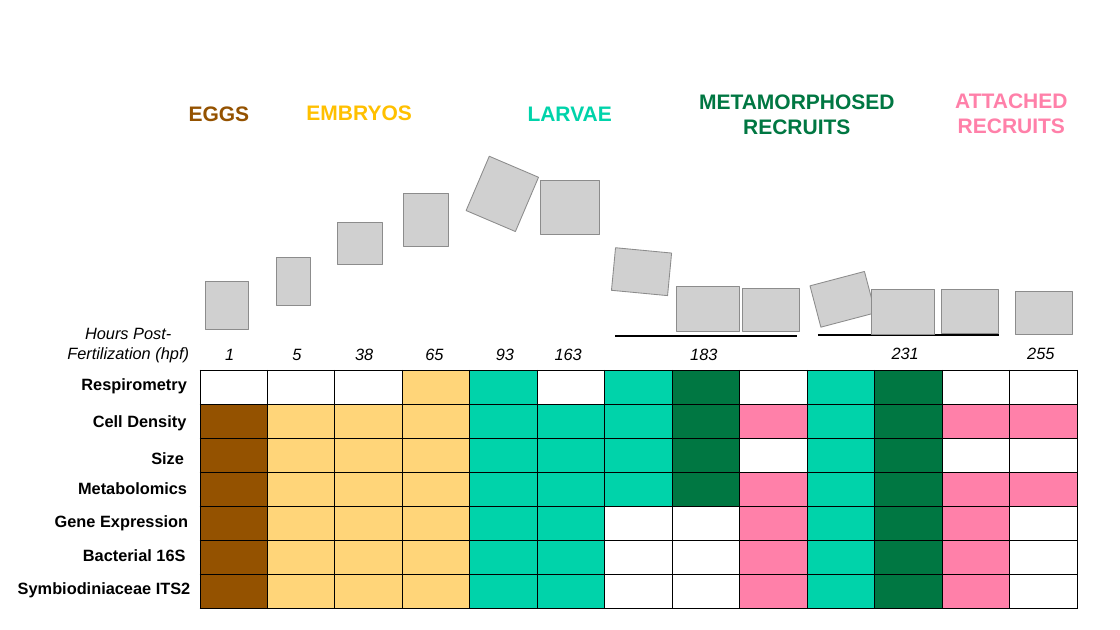
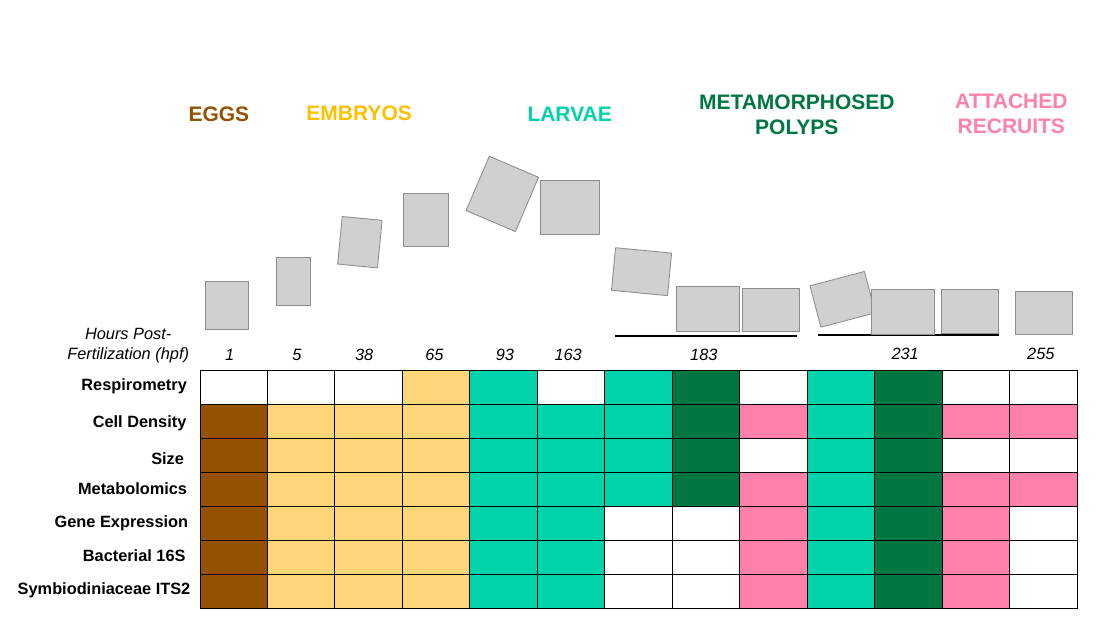
Before and after one commit to AHuffmyer/EarlyLifeHistory_Energetics, a slide deck: slide 2 of Mcap2020/PPT_files/Mcap_2020_figs.pptx (slide 1 before the commit). Drawn at 1120x630 pixels with LibreOffice and Linux fonts; fonts in the diff are those of the drawing; grey boxes stand for pictures. Boxes give left, top, right and bottom in pixels: in the first picture for what was removed or moved away, otherwise in the second. Text is boxed around its words. In the diff, an @@ line names an element or a change of style, - is before the commit and + after.

Commit message:
Updated figure

```diff
--- a/Mcap2020/PPT_files/Mcap_2020_figs.pptx
+++ b/Mcap2020/PPT_files/Mcap_2020_figs.pptx
@@ text at (699,94,894,135): text changed @@
-METAMORPHOSED RECRUITS
+METAMORPHOSED POLYPS
@@ picture at (338,217,383,268): rotation 0 to 5 degrees @@
```
Also in this commit, not shown: 1 slide added.
